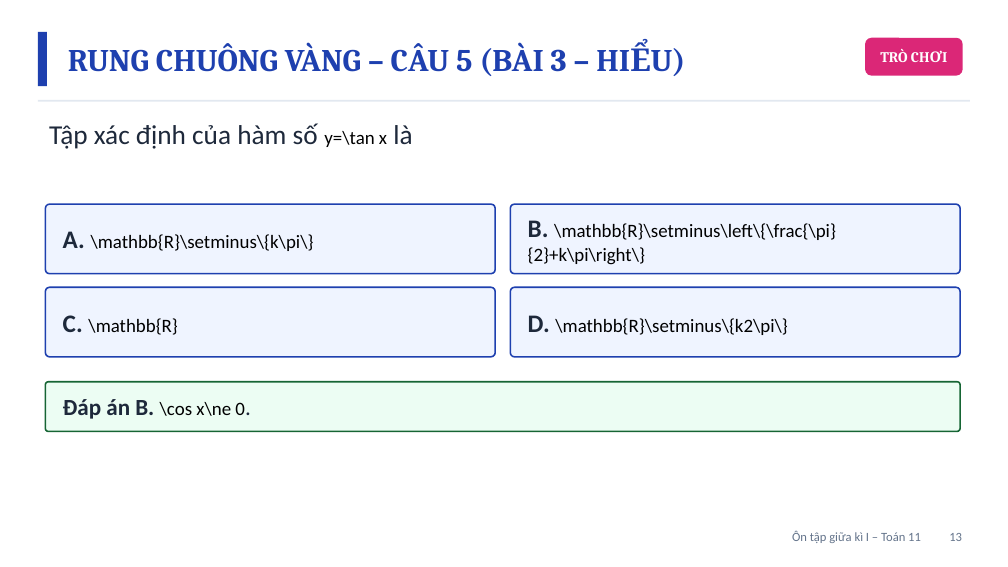
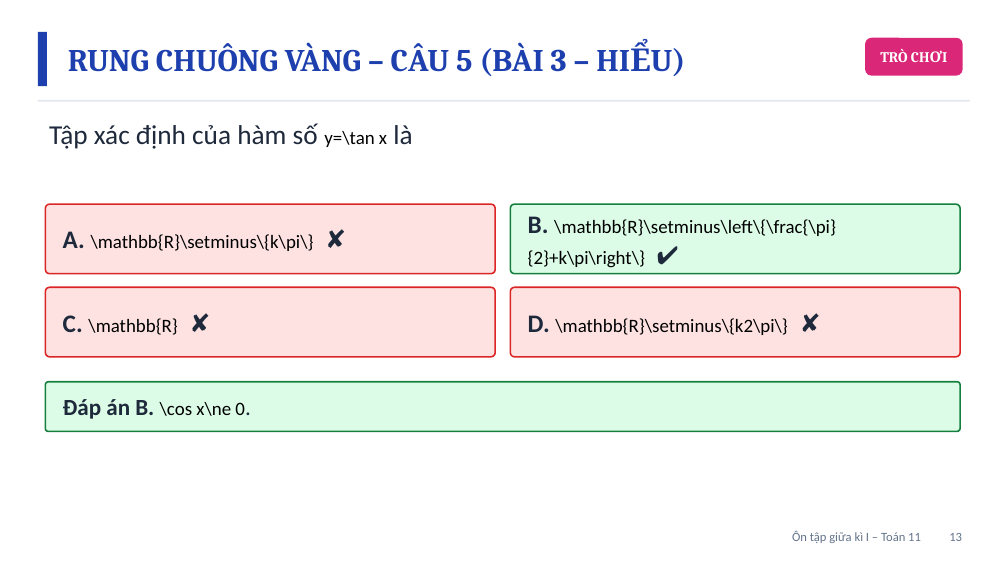
Before and after one commit to Trangtu66/Taode_thi_online, a slide deck: slide 13 of mon/toan/slide/lop11/BaiGiangDienTu_TOAN11_OnTapGiuaKi1_T22-23.pptx. Drawn at 1008x567 pixels with LibreOffice and Linux fonts; fonts in the diff are those of the drawing. Boxes give left, top, right and bottom in pixels: in the first picture for what was removed or moved away, otherwise in the second. Text is boxed around its words. In the diff, an @@ line names an element or a change of style, - is before the commit and + after.

```diff
--- a/mon/toan/slide/lop11/BaiGiangDienTu_TOAN11_OnTapGiuaKi1_T22-23.pptx
+++ b/mon/toan/slide/lop11/BaiGiangDienTu_TOAN11_OnTapGiuaKi1_T22-23.pptx
@@ rounded rectangle: place and size @@
-rounded rectangle at <box>510,287,960,357</box>
+rounded rectangle at <box>510,204,960,274</box>
@@ rounded rectangle at <box>510,204,960,274</box>: fill #EFF4FF to #DCFCE7; outline #1E40AF 1.5 pt to #15803D 1.5 pt @@
@@ text at <box>63,231,314,251</box>: text changed @@
-A. \mathbb{R}\setminus\{k\pi\}
+A. \mathbb{R}\setminus\{k\pi\} ✘
@@ text at <box>528,216,836,268</box>: text changed @@
-B. \mathbb{R}\setminus\left\{\frac{\pi}{2}+k\pi\right\}
+B. \mathbb{R}\setminus\left\{\frac{\pi}{2}+k\pi\right\} ✔
@@ fill #EFF4FF to #FEE2E2; outline #1E40AF 1.5 pt to #DC2626 1.5 pt in 3 elements at <box>45,204,495,274</box>, <box>45,287,495,357</box>, <box>510,287,960,357</box> @@
@@ rounded rectangle: place and size @@
-rounded rectangle at <box>510,204,960,274</box>
+rounded rectangle at <box>510,287,960,357</box>
@@ text at <box>63,315,177,335</box>: text changed @@
-C. \mathbb{R}
+C. \mathbb{R} ✘
@@ text at <box>528,315,787,335</box>: text changed @@
-D. \mathbb{R}\setminus\{k2\pi\}
+D. \mathbb{R}\setminus\{k2\pi\} ✘
@@ rounded rectangle at <box>45,382,960,432</box>: fill #ECFDF3 to #DCFCE7; outline #166534 1.5 pt to #15803D 1.5 pt @@
```
Also in this commit, not shown: 22 other slides changed, 37 other files.
